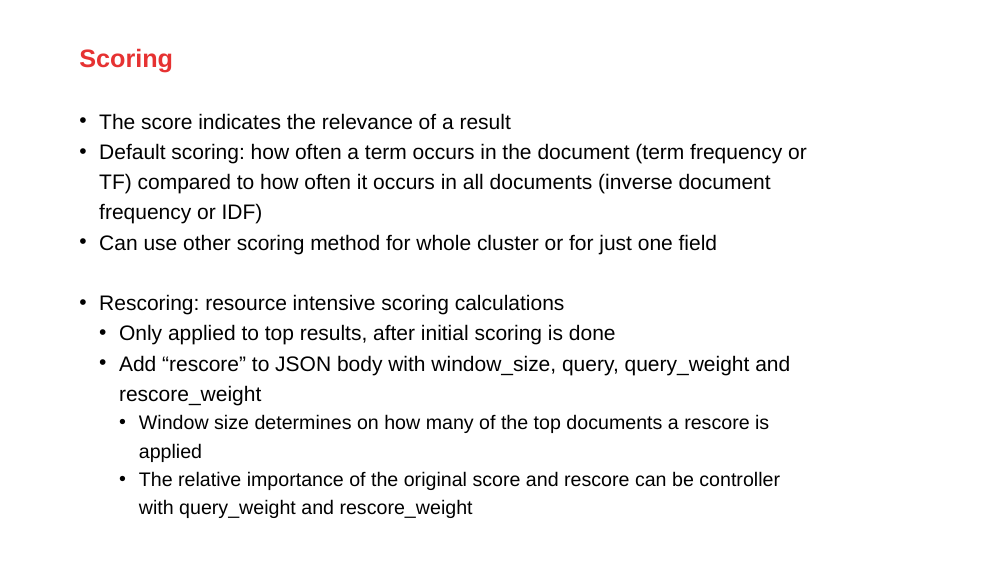
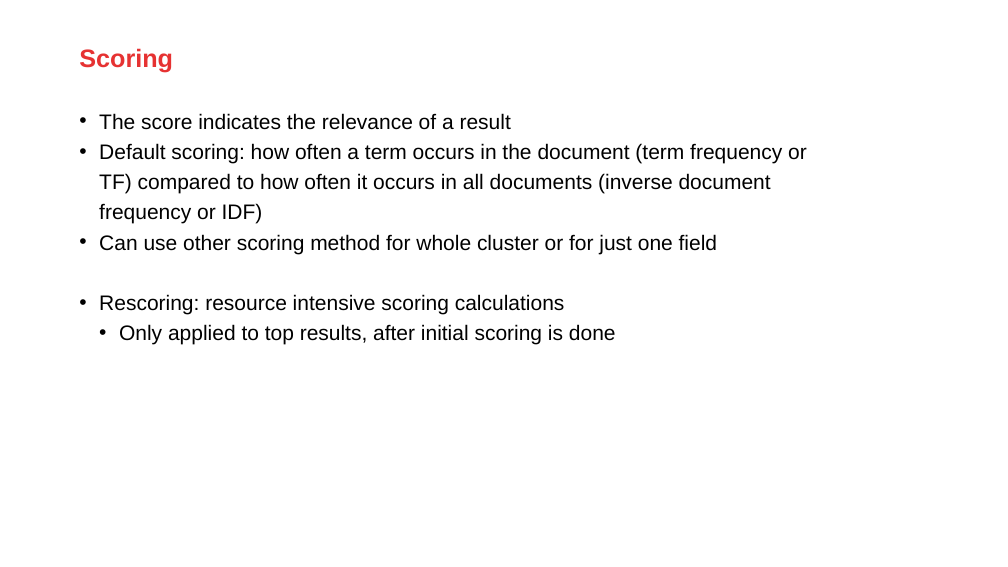
Before and after one commit to AMIS-Services/sig-elasticsearch-may2020, a slide deck: slide 32 of Elasticsearch.pptx (slide 34 before the commit). Drawn at 1008x567 pixels with LibreOffice and Linux fonts; fonts in the diff are those of the drawing; background and template pictures are left out. Boxes give left, top, right and bottom in pixels: in the first picture for what was removed or moved away, otherwise in the second. Text is boxed around its words. In the diff, an @@ line names an element or a change of style, - is before the commit and + after.

```diff
--- a/Elasticsearch.pptx
+++ b/Elasticsearch.pptx
@@ text at box(119, 355, 790, 518): paragraphs removed @@
-  • Add “rescore” to JSON body with window_size, query, query_weight and rescore_weight
-    • Window size determines on how many of the top documents a rescore is applied
-    • The relative importance of the original score and rescore can be controller with query_weight and rescore_weight
```
Also in this commit, not shown: 6 other slides changed, 2 slides removed.
